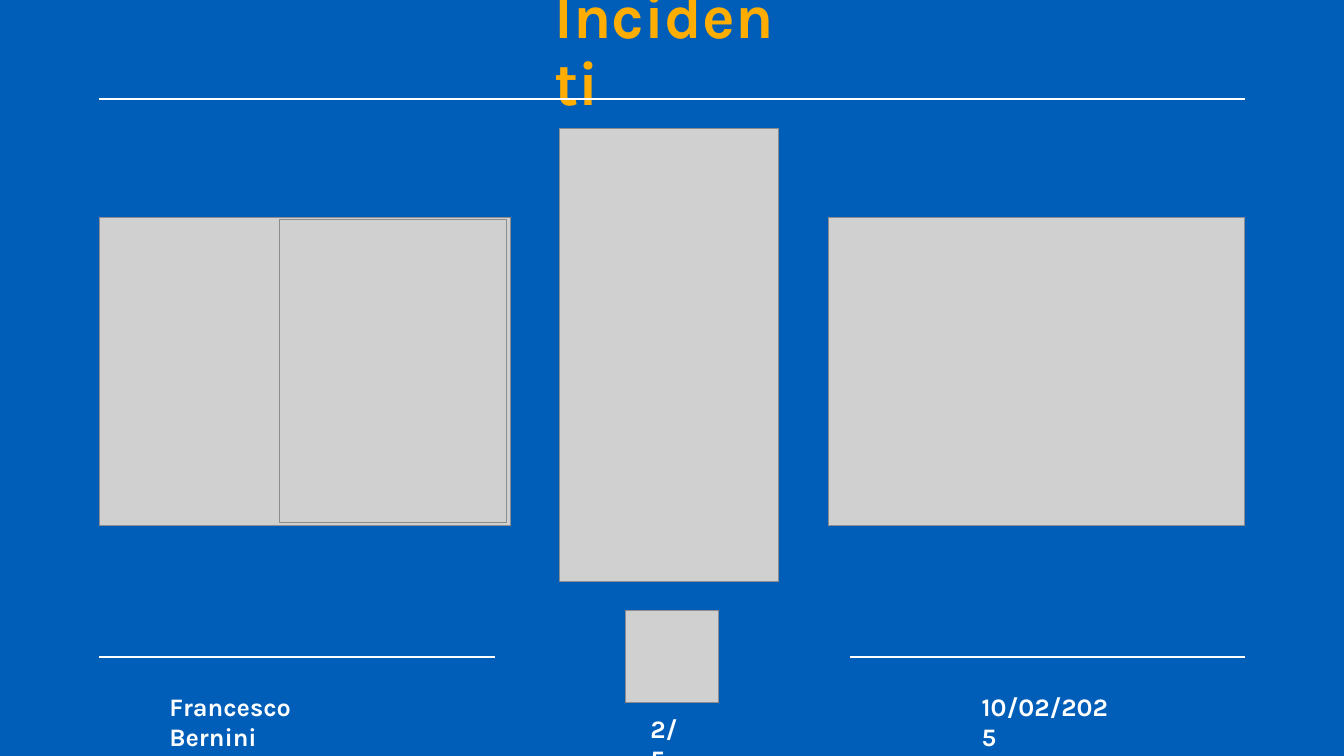
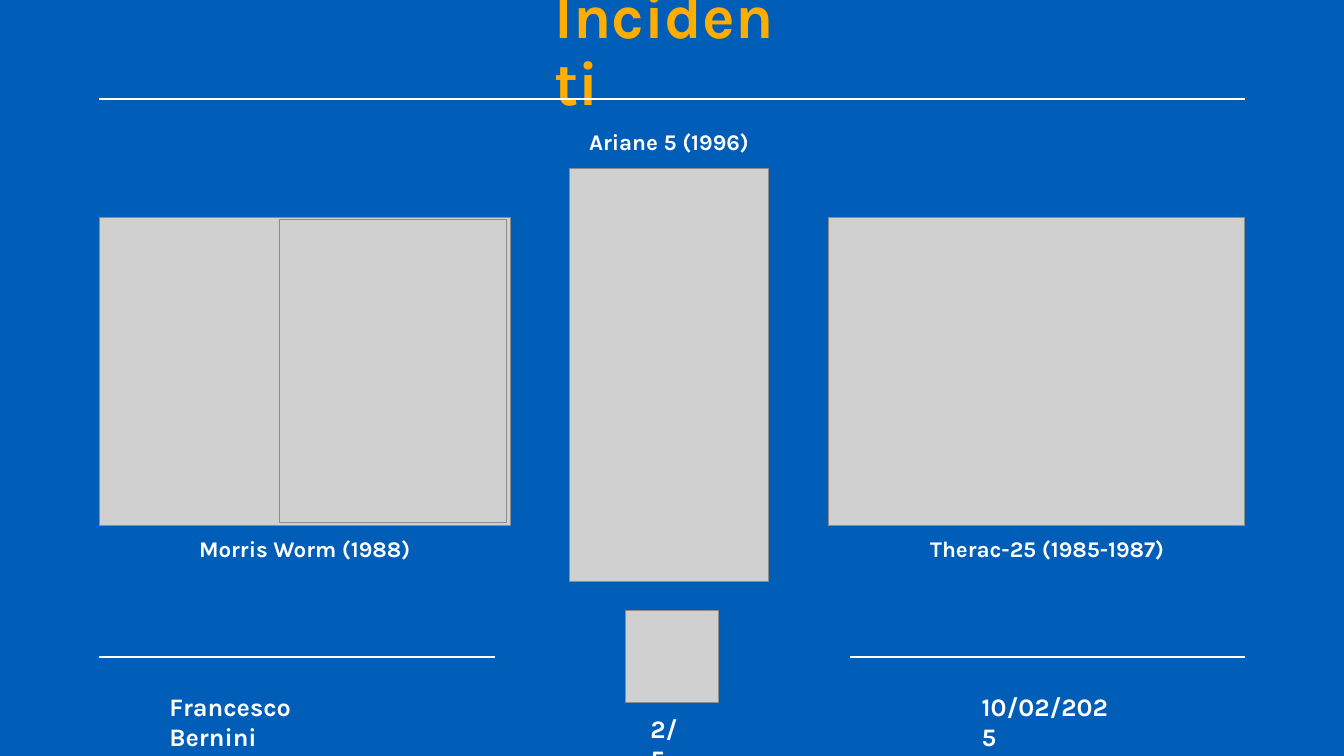
Before and after one commit to FrancescoBernini/sicurezza-informatica, a slide deck: slide 5 of latex/presentazione/Presentazione.pptx. Drawn at 1344x756 pixels with LibreOffice and Linux fonts; fonts in the diff are those of the drawing; grey boxes stand for pictures. Boxes give left, top, right and bottom in pixels: in the first picture for what was removed or moved away, otherwise in the second. Text is boxed around its words. In the diff, an @@ line names an element or a change of style, - is before the commit and + after.

Commit message:
little modifications

```diff
--- a/latex/presentazione/Presentazione.pptx
+++ b/latex/presentazione/Presentazione.pptx
@@ text added at (x1=589, y1=133, x2=749, y2=153), 16 pt, text #FFFFFF, bold @@
+Ariane 5 (1996)
@@ picture resized from (x1=560, y1=128, x2=778, y2=582) to (x1=570, y1=168, x2=769, y2=582) @@
@@ text added at (x1=199, y1=540, x2=410, y2=560), 16 pt, text #FFFFFF, bold @@
+Morris Worm (1988)
@@ text added at (x1=930, y1=540, x2=1164, y2=560), 16 pt, text #FFFFFF, bold @@
+Therac-25 (1985-1987)
```
